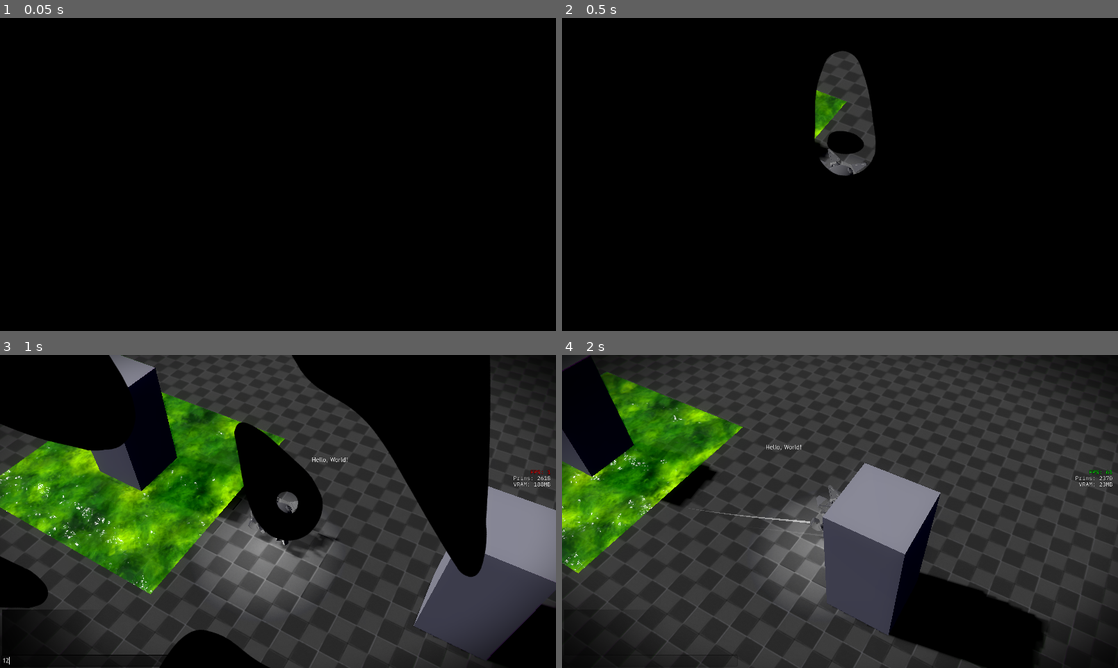
Above: before the commit, frames 1-4 (two rows, left to right).
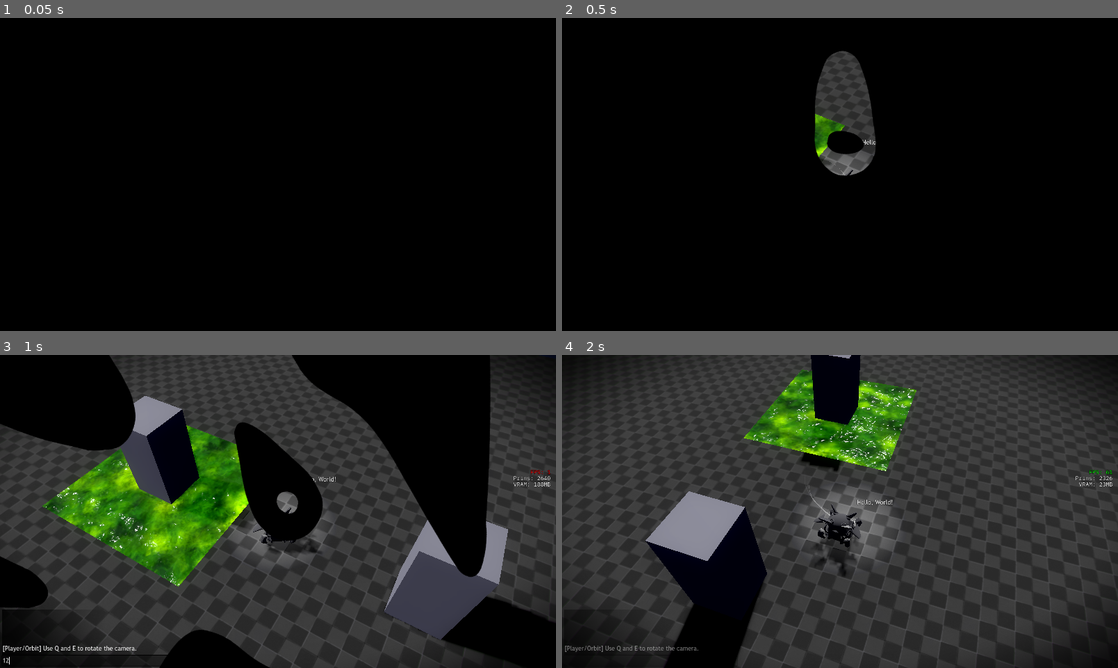
Above: after the commit, the same moments.

Repository: slyllama/dwelt
Game: Godot game, scene res://lib/shard/shard_loader/shard_loader.tscn
The game is run twice, just before and just after one commit, with the same random seed, the same clock (stepped at 60 frames per second) and the same inputs.
Inputs (mouse positions are in pixels of both pictures, inside the frame that each line leads up to):
- Up to frame 1 (0.05 s): no input
- Up to frame 2 (0.5 s): no input
- Up to frame 3 (1 s): click (88, 661) at 0.52 s; type "12" at 0.6 s
- Up to frame 4 (2 s): tap Enter (ui_accept) at 1.25, 1.52 s; move the mouse to (1084, 477) at 1.27 s; hold D (move_right) from 1.28 s (still down); hold Q (camera_rotate_left, bound only after the commit) from 1.28 s (still down); tap E (camera_rotate_right, bound only after the commit) at 1.55 s

Frame 1 is identical in both runs. In frame 2, 1.0% of the frame differs, in the area x 45-57%, y 16-51%; in frame 3, 26%; in frame 4, 42%, in the area x 0-100%, y 0-100%.

Commit message:
Camera rotation and following

Diff:
--- a/lib/player/orbit.gd
+++ b/lib/player/orbit.gd
@@ -3,10 +3,13 @@
 @export var zoom_increment := 0.5
 @export var zoom_min := 5.0
 @export var zoom_max := 10.0
+
+@onready var target_camera_rotation: float = rotation.y
 @onready var target_zoom: float = $Camera.position.z
 
 func _ready() -> void:
 	Dwelt.camera = $Camera
+	Utils.pdebug("Use Q and E to rotate the camera.", "Player/Orbit")
 
 func _input(_event: InputEvent) -> void:
 	if Input.is_action_just_pressed("zoom_in"):
@@ -16,5 +19,9 @@
 
 func _physics_process(_delta: float) -> void:
 	target_zoom = clamp(target_zoom, zoom_min, zoom_max)
+	target_camera_rotation += $InputHandler.camera_rotate_input * -0.05
+
 	$Camera.position.z = lerp(
 		$Camera.position.z, target_zoom, Utils.crit_plerp(6.0))
+	rotation.y = lerp(
+		rotation.y, target_camera_rotation, Utils.crit_plerp(10.0))
--- a/lib/player/player.gd
+++ b/lib/player/player.gd
@@ -7,6 +7,7 @@
 @export var gravity_damping := 10.0
 
 var _target_velocity := Vector3.ZERO
+var _target_y_rotation := 0.0
 
 func _ready() -> void:
 	$RobotMesh/AnimationPlayer.play("idle")
@@ -36,3 +37,8 @@
 	if _y_diff < _y_target: velocity.y += _y_target - _y_diff
 
 	move_and_slide()
+
+	if velocity.length_squared() > 0:
+		_target_y_rotation = %Orbit.rotation.y + PI
+	%RobotMesh.rotation.y = lerp_angle(
+		%RobotMesh.rotation.y, _target_y_rotation, Utils.crit_plerp(6.0))
--- a/lib/player/player.tscn
+++ b/lib/player/player.tscn
@@ -14,7 +14,6 @@
 
 [node name="Trail_L" parent="." unique_id=125210422 instance=ExtResource("4_0y160")]
 transform = Transform3D(1, 0, 0, 0, 1, 0, 0, 0, 1, 0, 0.54826784, 0)
-from = 0.02
 motion_delta = 0.01
 start_color = Color(1, 1, 1, 0.627451)
 
@@ -39,14 +38,15 @@
 transform = Transform3D(0.8660254, -0.38302222, 0.32139382, 0, 0.64278764, 0.76604444, -0.5, -0.66341394, 0.5566704, 0, 0, 0)
 script = ExtResource("3_5lbbh")
 
+[node name="InputHandler" type="Node" parent="Orbit" unique_id=2064876489]
+unique_name_in_owner = true
+script = ExtResource("3_2ocui")
+
 [node name="Camera" type="Camera3D" parent="Orbit" unique_id=1846326960]
 transform = Transform3D(1, 0, 0, 0, 1, 0, 0, 0, 1, 0, 0, 7)
-v_offset = 0.2
-fov = 40.0
-
-[node name="InputHandler" type="Node" parent="." unique_id=2064876489]
-unique_name_in_owner = true
-script = ExtResource("3_2ocui")
+v_offset = 0.4
+current = true
+fov = 50.0
 
 [node name="YCast" type="RayCast3D" parent="." unique_id=422817751]
 unique_name_in_owner = true
--- a/lib/player/scripts/input_handler.gd
+++ b/lib/player/scripts/input_handler.gd
@@ -1,8 +1,11 @@
 extends Node
 
 var direction := Vector3.ZERO
+var camera_rotate_input := 0.0
+
 var _last_x_input: Array[int] = []
 var _last_z_input: Array[int] = []
+var _last_camera_rotate_input: Array[int] = []
 
 func is_input_down() -> bool:
 	if _last_x_input.size() > 0 or _last_z_input.size() > 0:
@@ -26,11 +29,16 @@
 	if Input.is_action_just_pressed("move_right"): _last_x_input.push_front(1)
 	if Input.is_action_just_released("move_left"): _last_x_input.erase(-1)
 	if Input.is_action_just_released("move_right"): _last_x_input.erase(1)
-
 	if Input.is_action_just_pressed("move_forward"): _last_z_input.push_front(1)
 	if Input.is_action_just_pressed("move_back"): _last_z_input.push_front(-1)
 	if Input.is_action_just_released("move_forward"): _last_z_input.erase(1)
 	if Input.is_action_just_released("move_back"): _last_z_input.erase(-1)
+
+	# Also handle camera rotating in the same way
+	if Input.is_action_just_pressed("camera_rotate_left"): _last_camera_rotate_input.push_front(-1)
+	if Input.is_action_just_pressed("camera_rotate_right"): _last_camera_rotate_input.push_front(1)
+	if Input.is_action_just_released("camera_rotate_left"): _last_camera_rotate_input.erase(-1)
+	if Input.is_action_just_released("camera_rotate_right"): _last_camera_rotate_input.erase(1)
 
 	# Clear input in instances where two keys are released at once
 	if event is InputEventKey:
@@ -40,11 +48,15 @@
 		if (!Input.is_action_pressed("move_forward")
 			and !Input.is_action_pressed("move_back")):
 			_last_z_input = []
+		if (!Input.is_action_pressed("camera_rotate_left")
+			and !Input.is_action_pressed("camera_rotate_right")):
+			_last_camera_rotate_input = []
 
 func _physics_process(_delta: float) -> void:
 	if !is_input_allowed():
 		direction = Vector3.ZERO
 		return
+
 	# Retrieve directions from input stacks
 	var _dir := Vector3.ZERO
 	if _last_x_input.size() > 0:
@@ -54,3 +66,8 @@
 		_dir.z = _last_z_input[0]
 	else: _dir.z = 0
 	direction = _dir.normalized()
+
+	# Retrieve camera rotation
+	if _last_camera_rotate_input.size() > 0:
+		camera_rotate_input = _last_camera_rotate_input[0]
+	else: camera_rotate_input = 0.0
--- a/project.godot
+++ b/project.godot
@@ -97,6 +97,16 @@
 "events": [Object(InputEventKey,"resource_local_to_scene":false,"resource_name":"","device":-1,"window_id":0,"alt_press …(192 unchanged characters)…
 ]
 }
+camera_rotate_left={
+"deadzone": 0.2,
+"events": [Object(InputEventKey,"resource_local_to_scene":false,"resource_name":"","device":-1,"window_id":0,"alt_pressed":false,"shift_pressed":false,"ctrl_pressed":false,"meta_pressed":false,"pressed":false,"keycode":0,"physical_keycode":81,"key_label":0,"unicode":113,"location":0,"echo":false,"script":null)
+]
+}
+camera_rotate_right={
+"deadzone": 0.2,
+"events": [Object(InputEventKey,"resource_local_to_scene":false,"resource_name":"","device":-1,"window_id":0,"alt_pressed":false,"shift_pressed":false,"ctrl_pressed":false,"meta_pressed":false,"pressed":false,"keycode":0,"physical_keycode":69,"key_label":0,"unicode":101,"location":0,"echo":false,"script":null)
+]
+}
 
 [physics]
 
